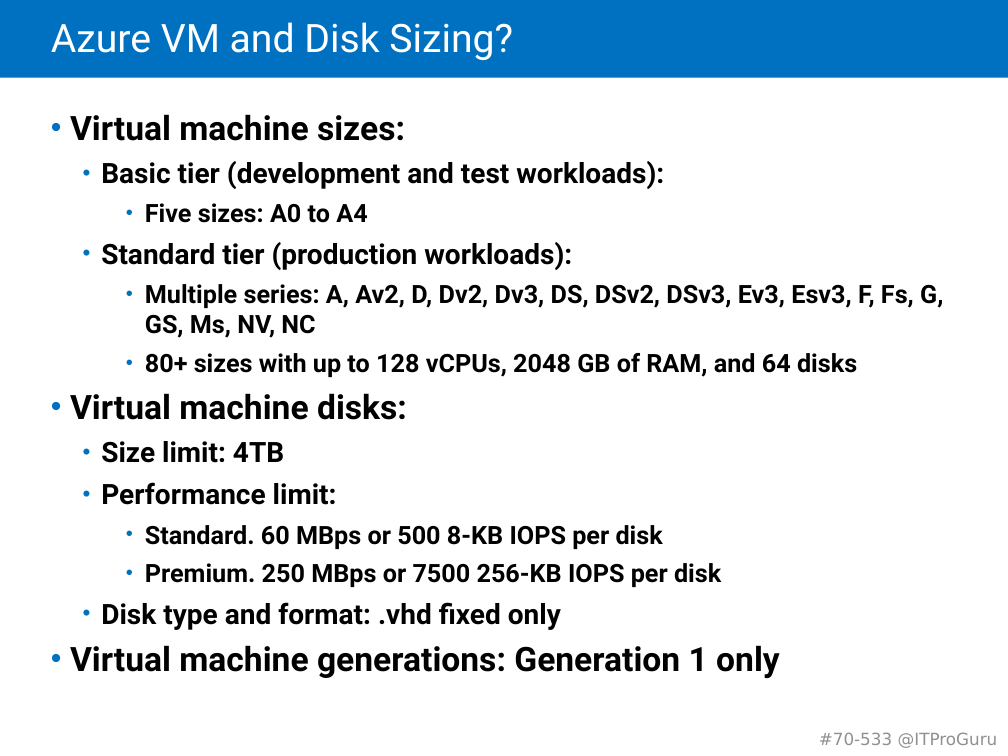
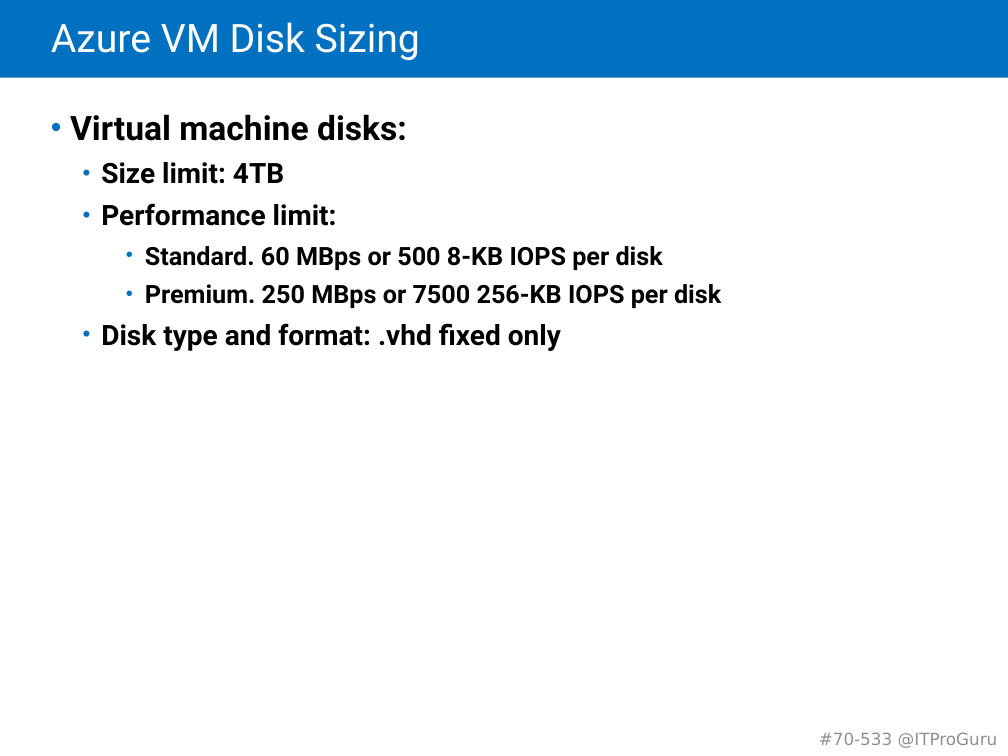
Before and after one commit to guruskill/70-533, a slide deck: slide 49 of 70-533-02-Compute.pptx (slide 45 before the commit). Drawn at 1008x756 pixels with LibreOffice and Linux fonts; fonts in the diff are those of the drawing. Boxes give left, top, right and bottom in pixels: in the first picture for what was removed or moved away, otherwise in the second. Text is boxed around its words. In the diff, an @@ line names an element or a change of style, - is before the commit and + after.

```diff
--- a/70-533-02-Compute.pptx
+++ b/70-533-02-Compute.pptx
@@ title at (51,22,420,60): text changed @@
-Azure VM and Disk Sizing?
+Azure VM Disk Sizing
@@ text at (70,114,943,377): paragraphs removed @@
-• Virtual machine sizes:
-  • Basic tier (development and test workloads):
-    • Five sizes: A0 to A4
-  • Standard tier (production workloads):
-    • Multiple series: A, Av2, D, Dv2, Dv3, DS, DSv2, DSv3, Ev3, Esv3, F, Fs, G, GS, Ms, NV, NC
-    • 80+ sizes with up to 128 vCPUs, 2048 GB of RAM, and 64 disks
@@ text at (70,645,780,678): paragraph removed @@
-• Virtual machine generations: Generation 1 only
```
Also in this commit, not shown: 27 other slides changed, 4 slides added, 6 slides removed.
